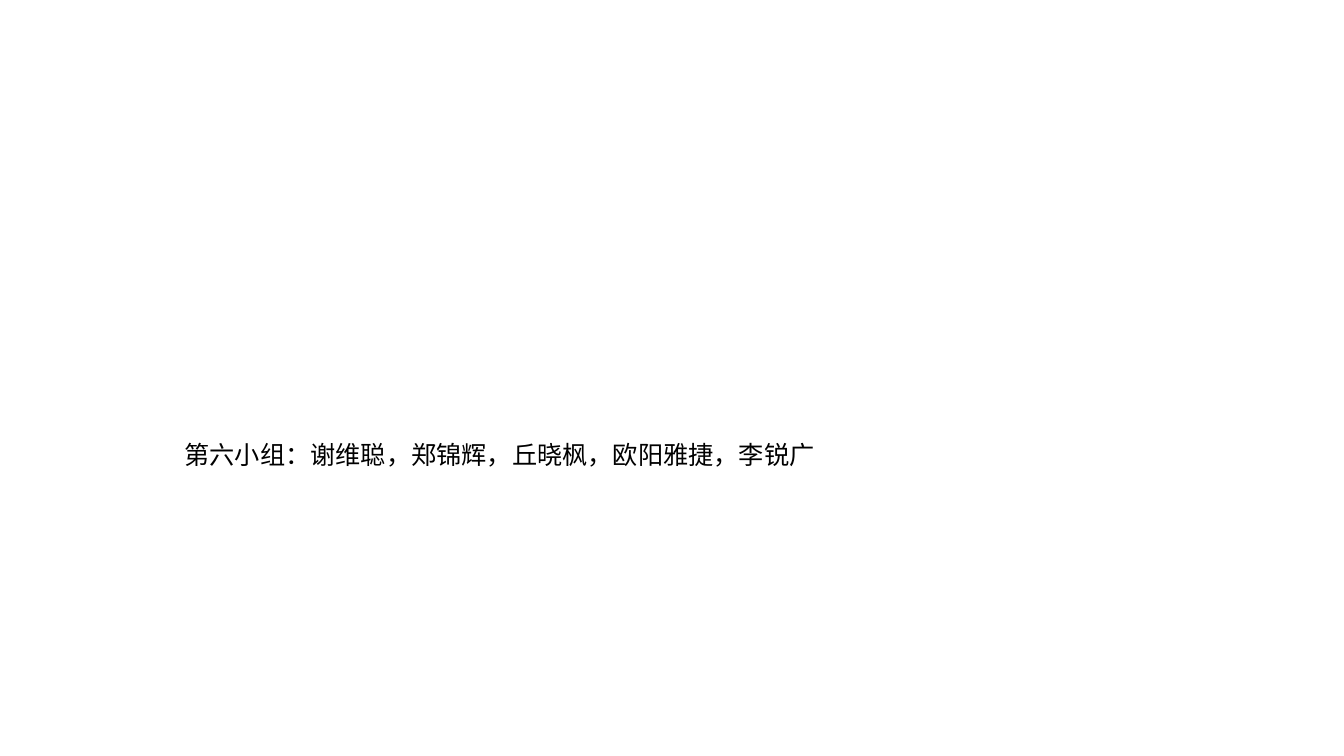
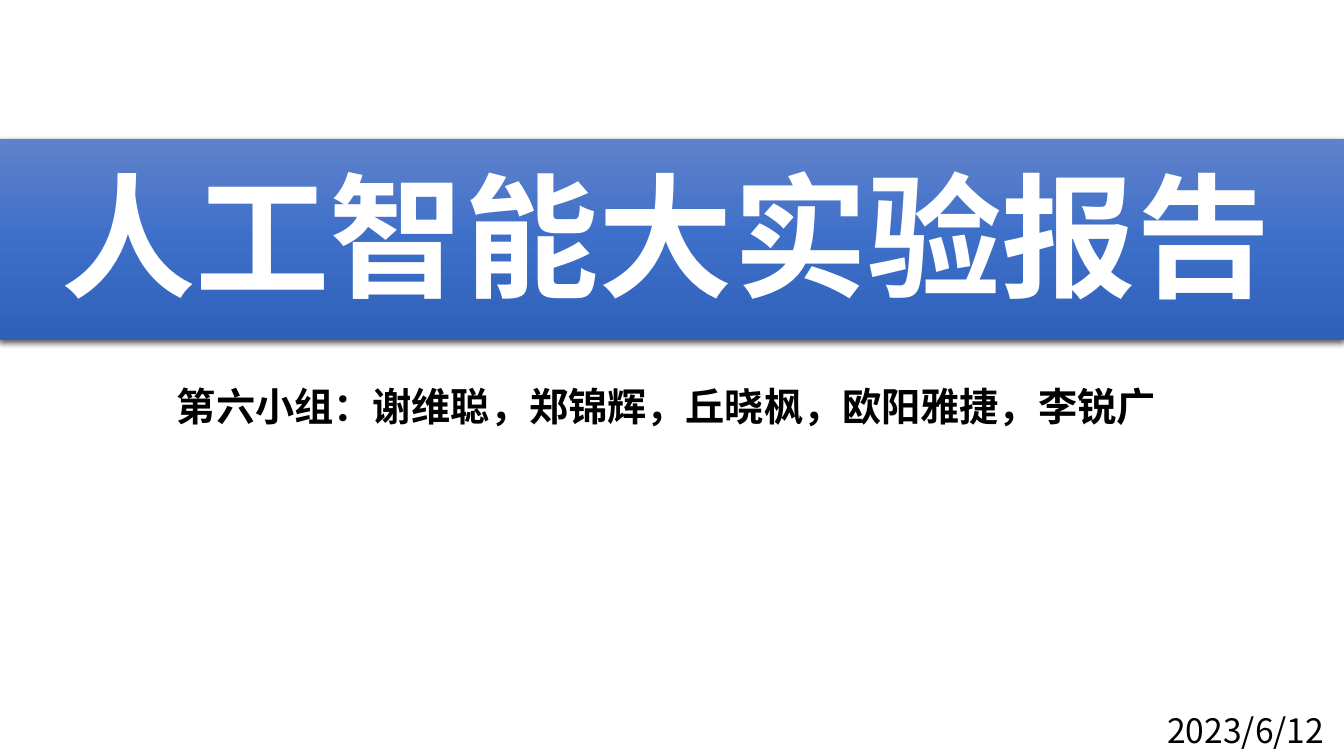
Before and after one commit to ezrealcong/AI_experiment, a slide deck: slide 1 of 演示PPT.pptx. Drawn at 1344x756 pixels with LibreOffice and Linux fonts; fonts in the diff are those of the drawing; background and template pictures are left out. Boxes give left, top, right and bottom in pixels: in the first picture for what was removed or moved away, otherwise in the second. Text is boxed around its words. In the diff, an @@ line names an element or a change of style, - is before the commit and + after.

```diff
--- a/演示PPT.pptx
+++ b/演示PPT.pptx
@@ rectangle added at box(0, 139, 1344, 340), fill gradient #6183CB to #3E70CA to #3062BB @@
@@ text added at box(61, 171, 1271, 300), 96 pt, text #FFFFFF, bold @@
+人工智能大实验报告
@@ text "第六小组：谢维聪，郑锦辉，丘晓枫，欧阳雅捷，李锐广": place and size @@
-text "第六小组：谢维聪，郑锦辉，丘晓枫，欧阳雅捷，李锐广" at box(185, 442, 815, 467)
+text "第六小组：谢维聪，郑锦辉，丘晓枫，欧阳雅捷，李锐广" at box(177, 387, 1156, 426)
@@ text "第六小组：谢维聪，郑锦辉，丘晓枫，欧阳雅捷，李锐广" at box(177, 387, 1156, 426): size 18 to 28 pt, bold on @@
@@ text added at box(1167, 716, 1324, 749), 24 pt, text #000000 @@
+2023/6/12
```
Also in this commit, not shown: 4 other slides changed, 6 slides added, 2 slides removed.
